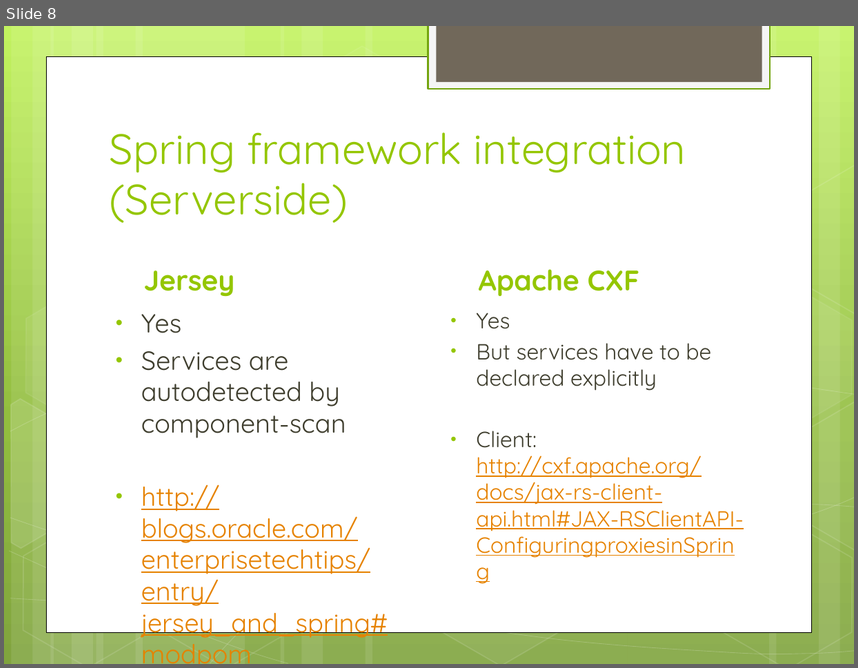
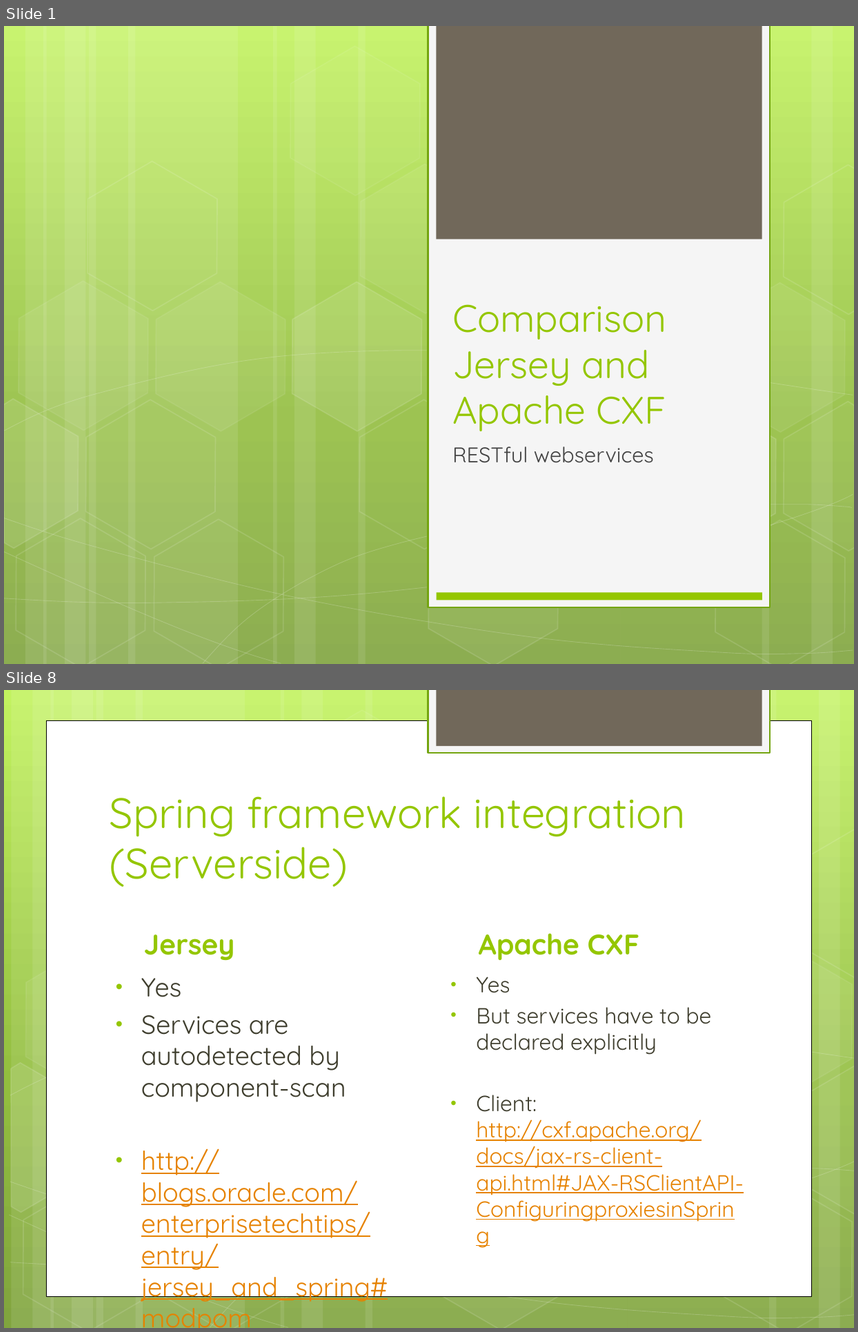
Before and after one commit to shaileshkv/restful-webservice-demo-project, a slide deck: wiki/other/Webservice framework comparison.pptx. Shown one above the other, each under a label of ours: slide 8 before the commit, slides 1 and 8 after it; the slides between them are not shown. The pictures are 858x668 and 858x1332 pixels, drawn with LibreOffice and Linux fonts; fonts in the diff are those of the drawing. Boxes give left, top, right and bottom in pixels: in the first picture for what was removed or moved away, otherwise in the second. Text is boxed around its words. In the diff, an @@ line names an element or a change of style, - is before the commit and + after.

```diff
--- a/wiki/other/Webservice framework comparison.pptx
+++ b/wiki/other/Webservice framework comparison.pptx
@@ slide 1 added at [4,26,854,664], background gradient #C3F35F to #93BF3F to #81A53E @@
@@ rectangle added at [428,26,770,608], fill #F5F5F5, outline #74A510 1.25 pt @@
@@ rectangle added at [436,26,762,239], fill #71685A @@
@@ group added at [4,26,854,664]: 14 hexagons, 12 rectangles, 8 freeform shapes @@
@@ title added at [452,304,667,431], 32.4 pt, text #94C600 @@
+Comparison Jersey and Apache CXF
@@ subtitle added at [452,446,654,463], 18 pt, text #424242 @@
+RESTful webservices
@@ rectangle added at [437,592,762,600], fill #94C600 @@
```
Also in this commit, not shown: 11 slides changed, 2 slides removed.
